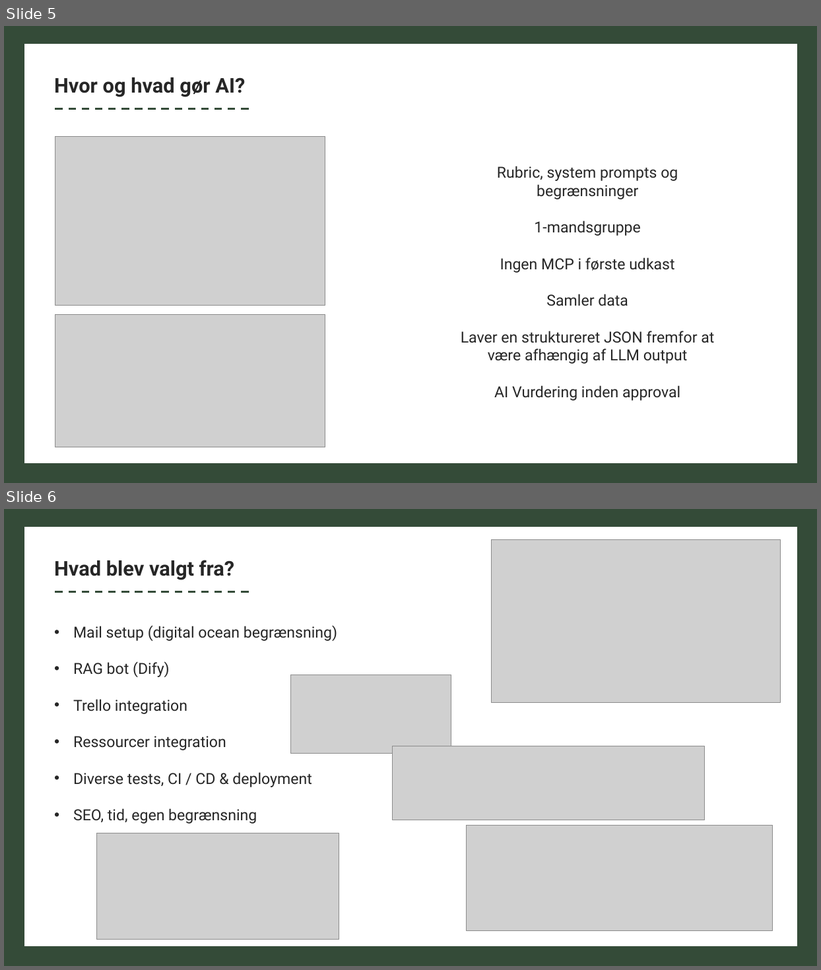
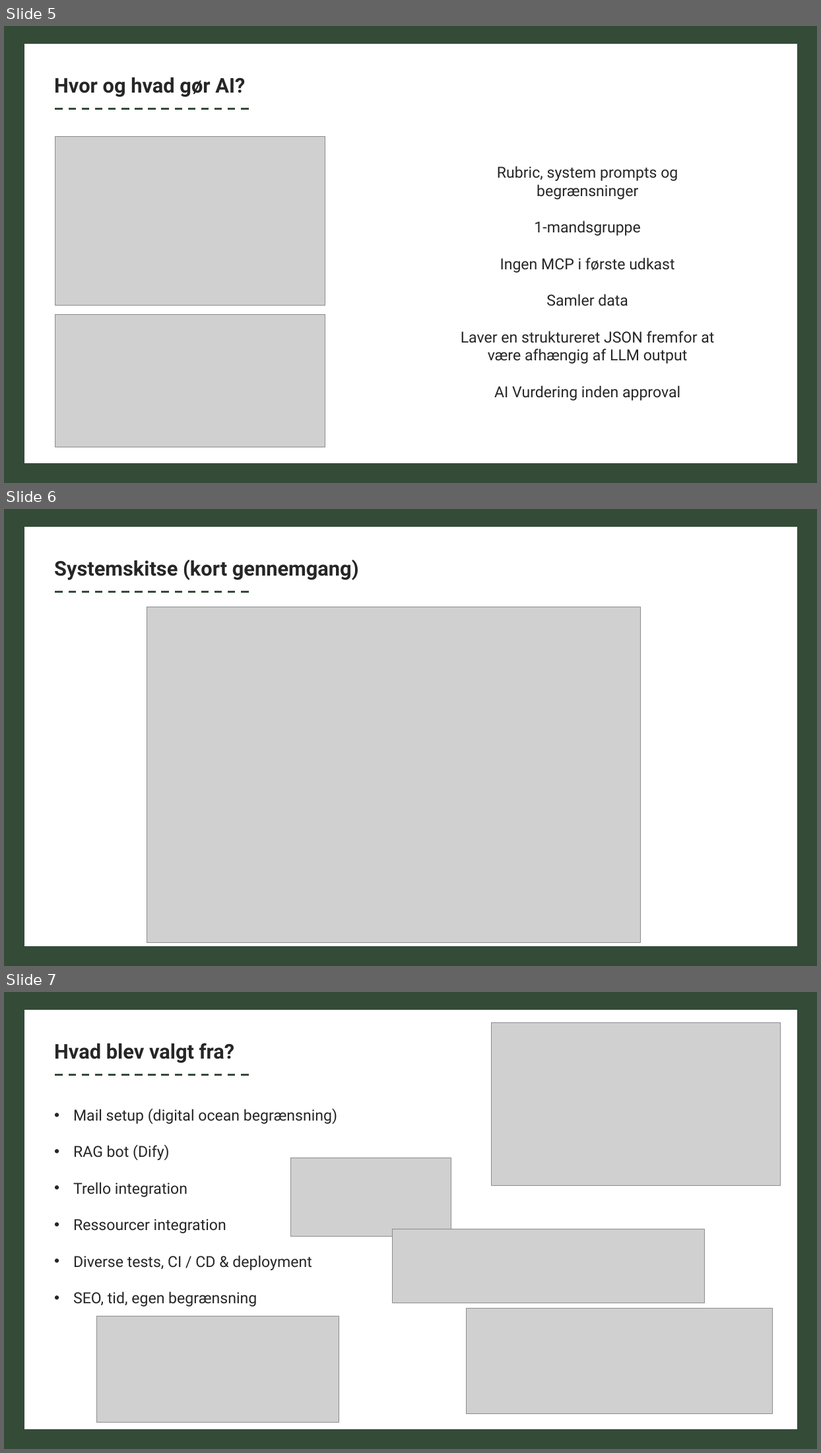
Before and after one commit to Guacamoleboy/engestofte-gods, a slide deck: exam/exam.pptx. Shown one above the other, each under a label of ours: slides 5 and 6 before the commit, slides 5, 6 and 7 after it. The pictures are 821x970 and 821x1453 pixels, drawn with LibreOffice and Linux fonts; fonts in the diff are those of the drawing; grey boxes stand for pictures. Boxes give left, top, right and bottom in pixels: in the first picture for what was removed or moved away, otherwise in the second. Text is boxed around its words. In the diff, an @@ line names an element or a change of style, - is before the commit and + after.

```diff
--- a/exam/exam.pptx
+++ b/exam/exam.pptx
@@ slide 6 added at bbox=[4, 509, 817, 966], background #FFFFFF @@
@@ rectangle added at bbox=[14, 516, 809, 957], fill #FFFFFF, outline #344B38 25 pt @@
@@ text added at bbox=[54, 560, 359, 580], 24 pt, text #262626, bold @@
+Systemskitse (kort gennemgang)
@@ line added from (55, 591) to (250, 591), #344B38 2.25 pt dashed @@
@@ picture added at bbox=[147, 607, 641, 943] @@
@@ what was slide 6 is now slide 7 @@
```
Also in this commit, not shown: 1 slide changed.
